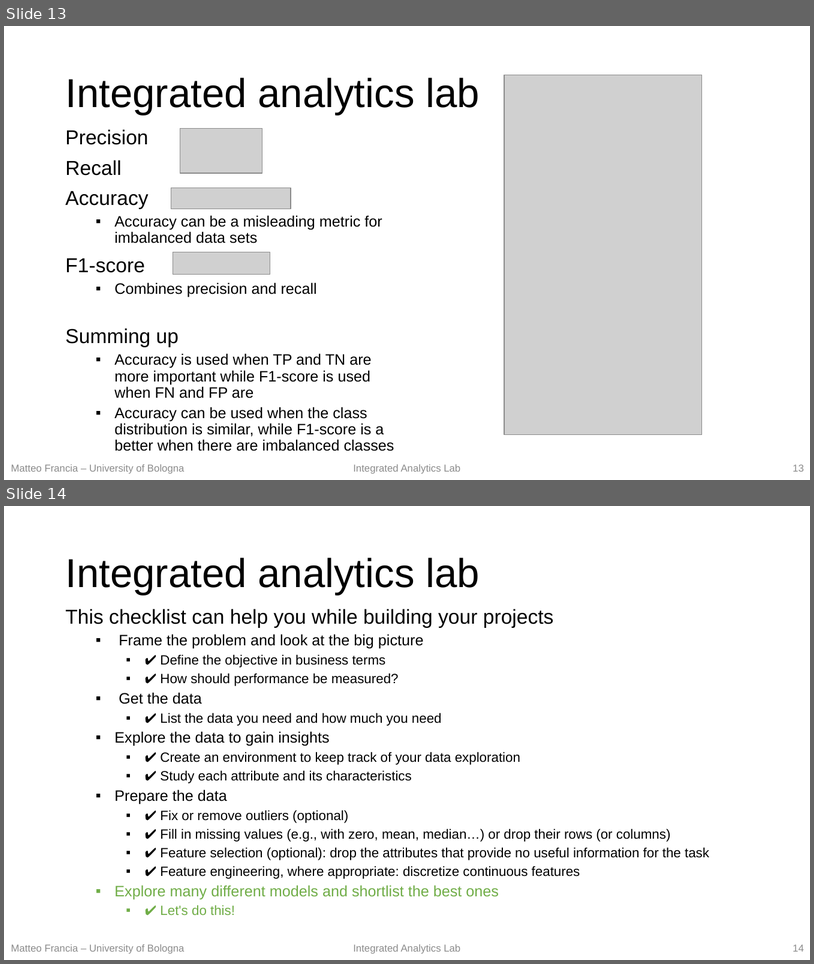
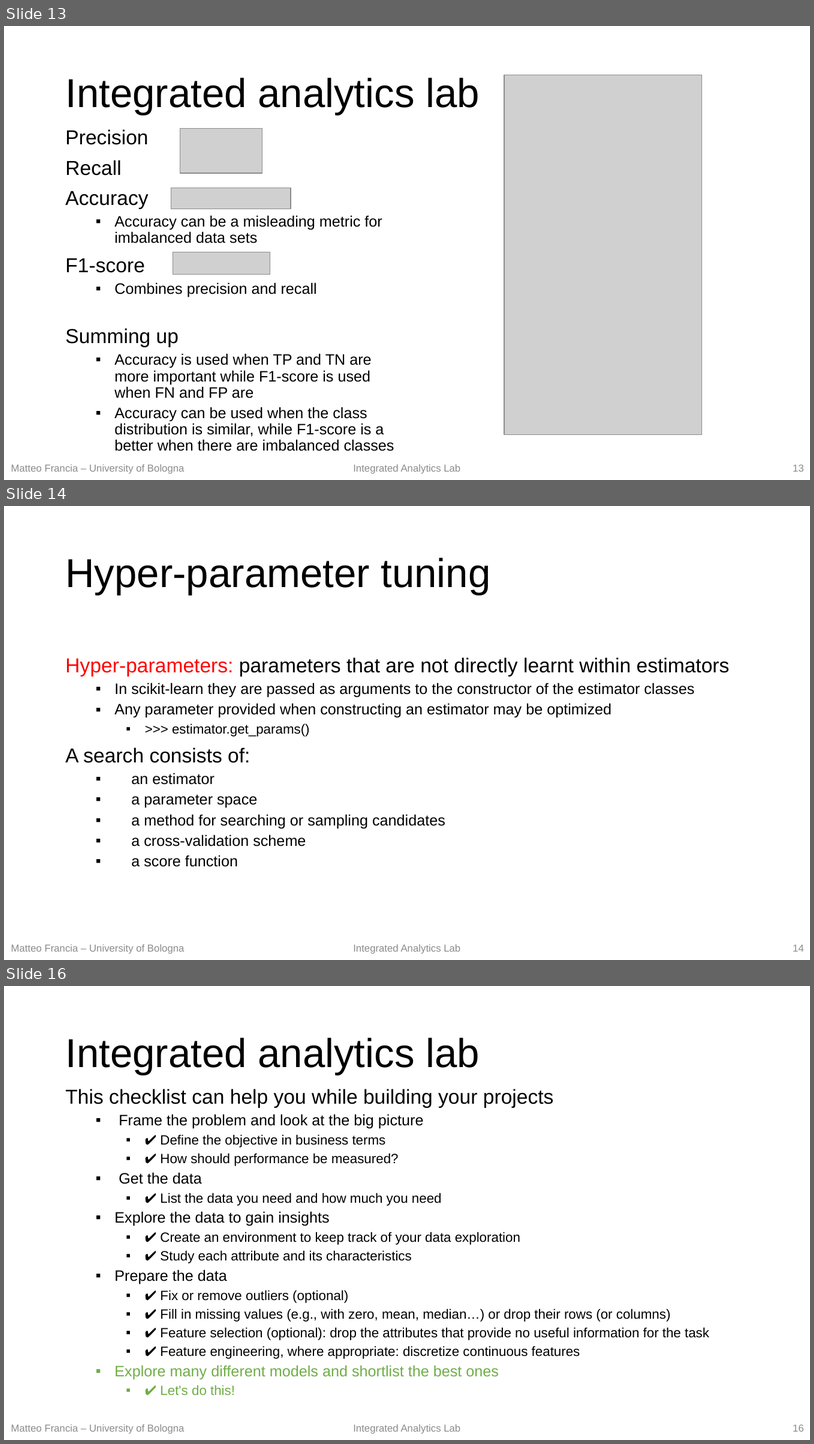
Before and after one commit to w4bo/teaching-handsondatapipelines, a slide deck: 02-MachineLearning/02-slides.pptx. Shown one above the other, each under a label of ours: slides 13 and 14 before the commit, slides 13, 14 and 16 after it; the slides between them are not shown. The pictures are 814x964 and 814x1444 pixels, drawn with LibreOffice and Linux fonts; fonts in the diff are those of the drawing; grey boxes stand for pictures. Boxes give left, top, right and bottom in pixels: in the first picture for what was removed or moved away, otherwise in the second. Text is boxed around its words. In the diff, an @@ line names an element or a change of style, - is before the commit and + after.

Commit message:
add hyperparameter

```diff
--- a/02-MachineLearning/02-slides.pptx
+++ b/02-MachineLearning/02-slides.pptx
@@ slide 14 added at [4, 506, 810, 960], background #FFFFFF; not listed: 1 template element that a slide beside it also shows @@
@@ title added at [65, 558, 491, 594], 48 pt, text #000000 @@
+Hyper-parameter tuning
@@ text added at [65, 657, 730, 867], 18 pt, text #000000 @@
+Hyper-parameters: parameters that are not directly learnt within estimators
+  ▪ In scikit-learn they are passed as arguments to the constructor of the estimator classes
+  ▪ Any parameter provided when constructing an estimator may be optimized
+    ▪ >>> estimator.get_params()
+A search consists of:
+  ▪ an estimator
+  ▪ a parameter space
+  ▪ a method for searching or sampling candidates
+  ▪ a cross-validation scheme
+  ▪ a score function
@@ text added at [11, 944, 185, 954], 12 pt, text #8C8C8C @@
+Matteo Francia – University of Bologna
@@ page number added at [793, 944, 804, 951], 12 pt, text #8C8C8C @@
+14
@@ what was slide 14 is now slide 16 @@
@@ page number at [793, 1424, 804, 1431]: text changed @@
-14
+16
```
Also in this commit, not shown: 1 slide changed, 1 other slide added.
